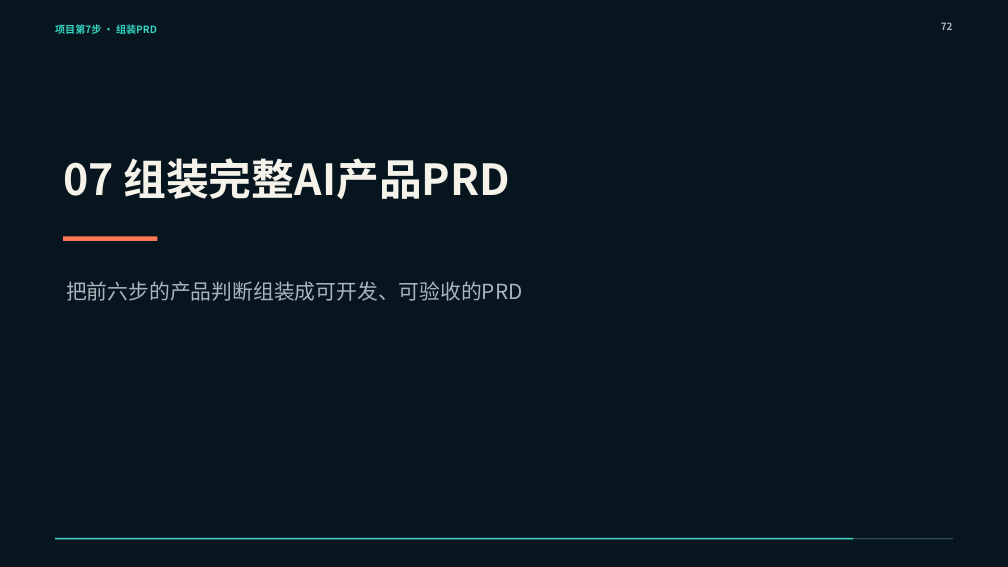
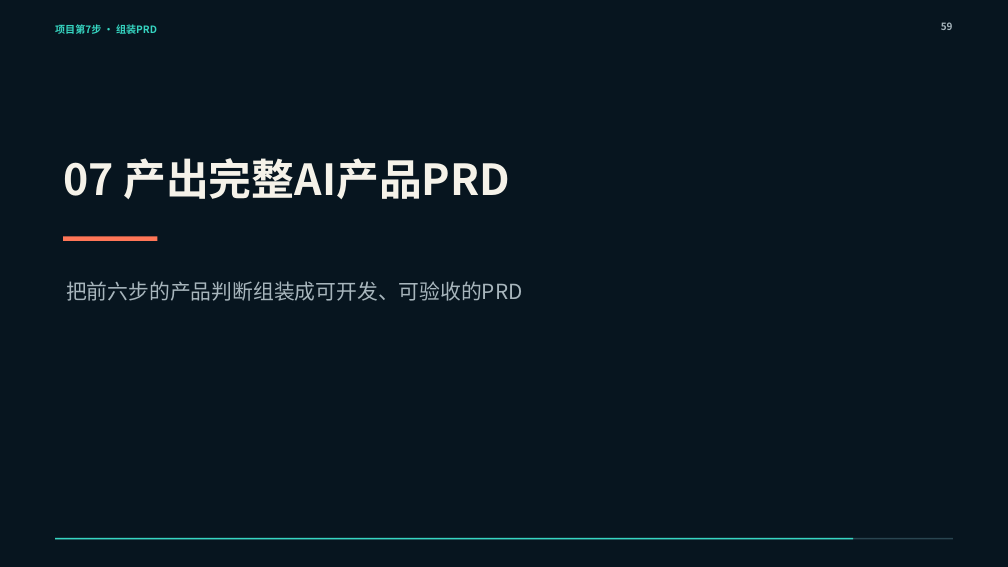
Before and after one commit to zhangkai2237/AI-Course, a slide deck: slide 59 of 课程生产/第一阶段/第10课_AI产品方案与PRD设计实战_重做工作区/第10课_正式PPT_教学主线修订版.pptx (slide 72 before the commit). Drawn at 1008x567 pixels with LibreOffice and Linux fonts; fonts in the diff are those of the drawing. Boxes give left, top, right and bottom in pixels: in the first picture for what was removed or moved away, otherwise in the second. Text is boxed around its words. In the diff, an @@ line names an element or a change of style, - is before the commit and + after.

```diff
--- a/课程生产/第一阶段/第10课_AI产品方案与PRD设计实战_重做工作区/第10课_正式PPT_教学主线修订版.pptx
+++ b/课程生产/第一阶段/第10课_AI产品方案与PRD设计实战_重做工作区/第10课_正式PPT_教学主线修订版.pptx
@@ page number at (941,22,953,30): text changed @@
-72
+59
@@ text at (63,158,510,199): text changed @@
-07 组装完整AI产品PRD
+07 产出完整AI产品PRD
```
Also in this commit, not shown: 8 other slides changed, 15 slides removed, 3 other files.
